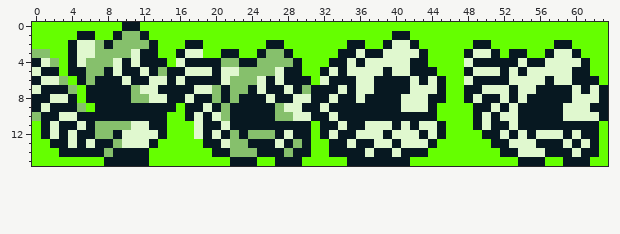
One commit to this pixel-art sprite: assets/sprites/Racoon.png. Above, as it was before the edit.
The file is 64x16 pixels.
Now the later version:
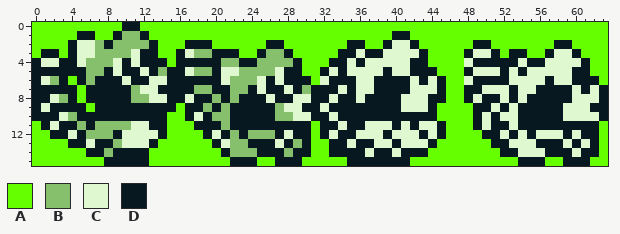
Palette (. is transparent): A #65ff00  B #86c06c  C #e0f8cf  D #071821
The edit:
@@ x 0..23 @@
  1 AAAAADDAADBBDAAAAAAAAAAA
- 2 AAAADCCBDBBBBDAAADDAAAAA
- 3 BBAADCCBBBBCDDAADCCAADDA
- 4 DCBADCBBBCDCDDDACDDDDBBD
- 5 CDDADDBBDCDDCDBDDCCCDCCB
- 6 DCCBADBDDDCDDCCDCDDDDCBB
- 7 CDDDBADDDDDBCCDDDDCCBDBB
- 8 DDCCDADDDDDBBCCDDCDDBDBD
- 9 DCDDDBADDDDDDDDDADDCDBDD
-10 BDDCCDDDDDDDDDDAADCDCBDD
-11 ADCDDCDBBBBCCDDAAACDDCDD
-12 ADCDCDDBBDCCCCDAAACDCDBD
-13 AADDCDCDDBCCCDAAAAADDCBB
-14 AAADDDDDBDDDDAAAAAAADDBB
+ 2 AAAADCCBDBBBBDAAADDDAAAA
+ 3 ADDADCCBBBBCDDAADCBBDDDA
+ 4 DCCDDCBBBCDCDDDADDDDDBBD
+ 5 DDDDDDBBDCDDCDBDDCBBDCCB
+ 6 DCBDADBDDDCDDCCDDDDDDCBB
+ 7 DDDDDADDDDDBCCDDDDBBDDBB
+ 8 DDCBDADDDDDBBCCDDCDDBDBD
+ 9 DCDDDDADDDDDDDDDADDBDBDD
+10 DDDCBDDDDDDDDDDAADCDBBDD
+11 ADCDDBDBBBBCCDDAAADDDBDD
+12 AADDCDBBBDCCCCDAAAADCDBD
+13 AAAADDCDDBCCCDAAAAAADCBB
+14 AAAAAADDBDDDDAAAAAAAADBB
 15 AAAAAAAADDDDDAAAAAAAAADD
Boxes around the changes in both pictures, in picture pixels (x1, y1, x2, y2):
changed: (176, 40, 230, 157)
changed: (32, 49, 95, 157)
